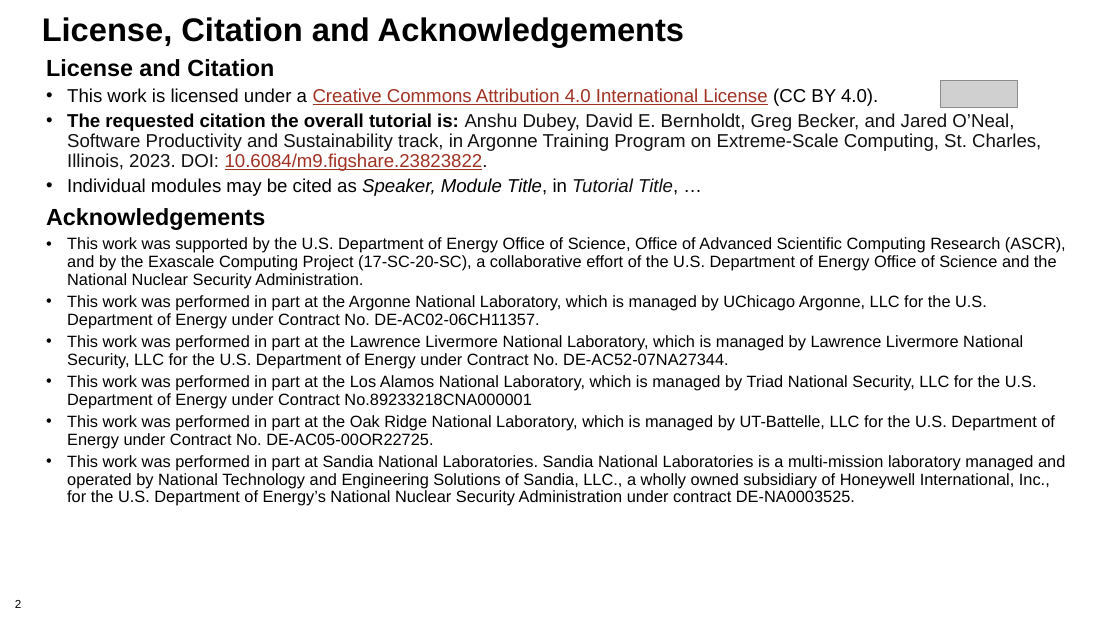
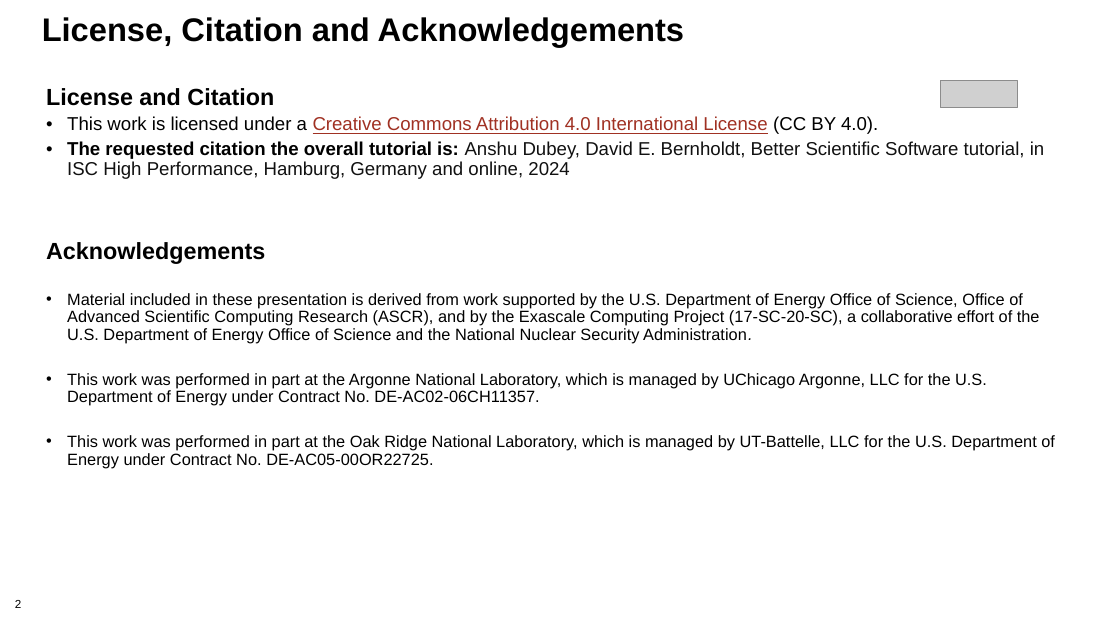
Before and after one commit to bssw-tutorial/presentations, a slide deck: slide 2 of intro-a.pptx. Drawn at 1120x630 pixels with LibreOffice and Linux fonts; fonts in the diff are those of the drawing; grey boxes stand for pictures; background and template pictures are left out. Boxes give left, top, right and bottom in pixels: in the first picture for what was removed or moved away, otherwise in the second. Text is boxed around its words. In the diff, an @@ line names an element or a change of style, - is before the commit and + after.

```diff
--- a/intro-a.pptx
+++ b/intro-a.pptx
@@ text "License and Citation" moved from (x1=46, y1=59, x2=1066, y2=506) to (x1=46, y1=88, x2=1055, y2=468) @@
@@ text at (x1=67, y1=141, x2=1044, y2=179): text changed @@
-• The requested citation the overall tutorial is: Anshu Dubey, David E. Bernholdt, Greg Becker, and Jared O’Neal, Software Productivity and Sustainability track, in Argonne Training Program on Extreme-Scale Computing, St. Charles, Illinois, 2023. DOI: 10.6084/m9.figshare.23823822.
-• Individual modules may be cited as Speaker, Module Title, in Tutorial Title, …
+• The requested citation the overall tutorial is: Anshu Dubey, David E. Bernholdt, Better Scientific Software tutorial, in ISC High Performance, Hamburg, Germany and online, 2024
@@ text at (x1=67, y1=293, x2=1040, y2=344): text changed @@
-• This work was supported by the U.S. Department of Energy Office of Science, Office of Advanced Scientific Computing Research (ASCR), and by the Exascale Computing Project (17-SC-20-SC), a collaborative effort of the U.S. Department of Energy Office of Science and the National Nuclear Security Administration.
+• Material included in these presentation is derived from work supported by the U.S. Department of Energy Office of Science, Office of Advanced Scientific Computing Research (ASCR), and by the Exascale Computing Project (17-SC-20-SC), a collaborative effort of the U.S. Department of Energy Office of Science and the National Nuclear Security Administration.
@@ text at (x1=67, y1=335, x2=1037, y2=408): paragraphs removed @@
-• This work was performed in part at the Lawrence Livermore National Laboratory, which is managed by Lawrence Livermore National Security, LLC for the U.S. Department of Energy under Contract No. DE-AC52-07NA27344.
-• This work was performed in part at the Los Alamos National Laboratory, which is managed by Triad National Security, LLC for the U.S. Department of Energy under Contract No.89233218CNA000001
@@ text at (x1=67, y1=455, x2=1065, y2=506): paragraph removed @@
-• This work was performed in part at Sandia National Laboratories. Sandia National Laboratories is a multi-mission laboratory managed and operated by National Technology and Engineering Solutions of Sandia, LLC., a wholly owned subsidiary of Honeywell International, Inc., for the U.S. Department of Energy’s National Nuclear Security Administration under contract DE-NA0003525.
```
Also in this commit, not shown: 5 other slides changed, 2 slides removed, 3 other files.
